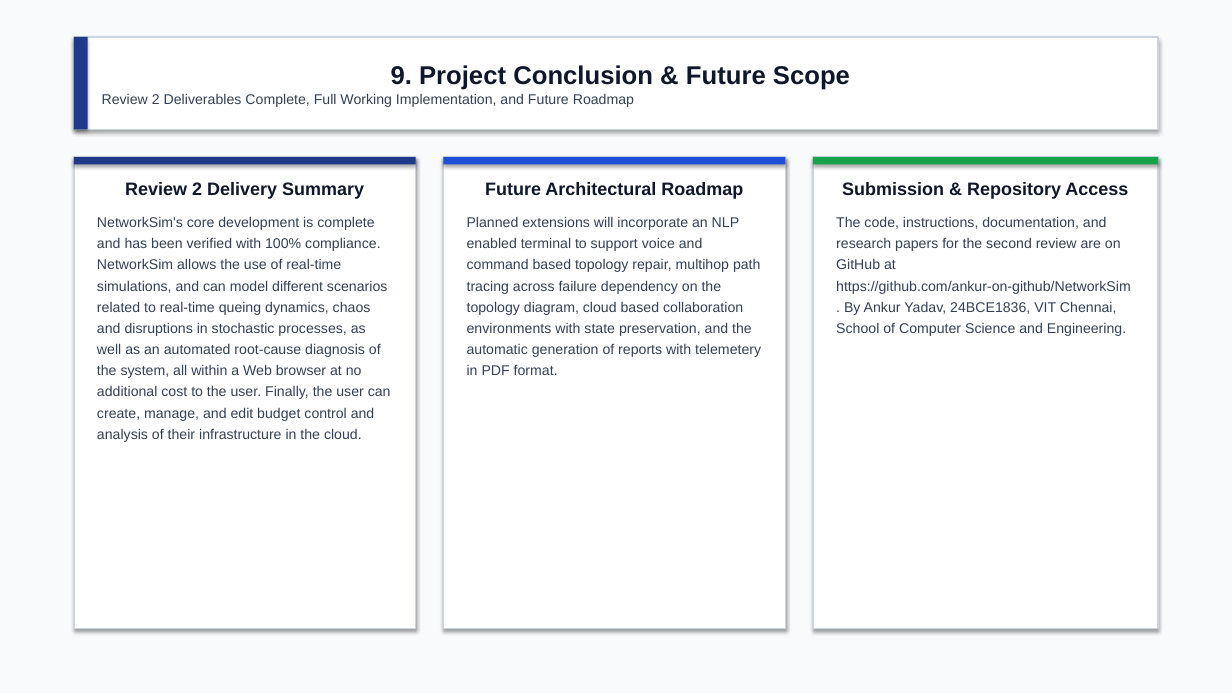
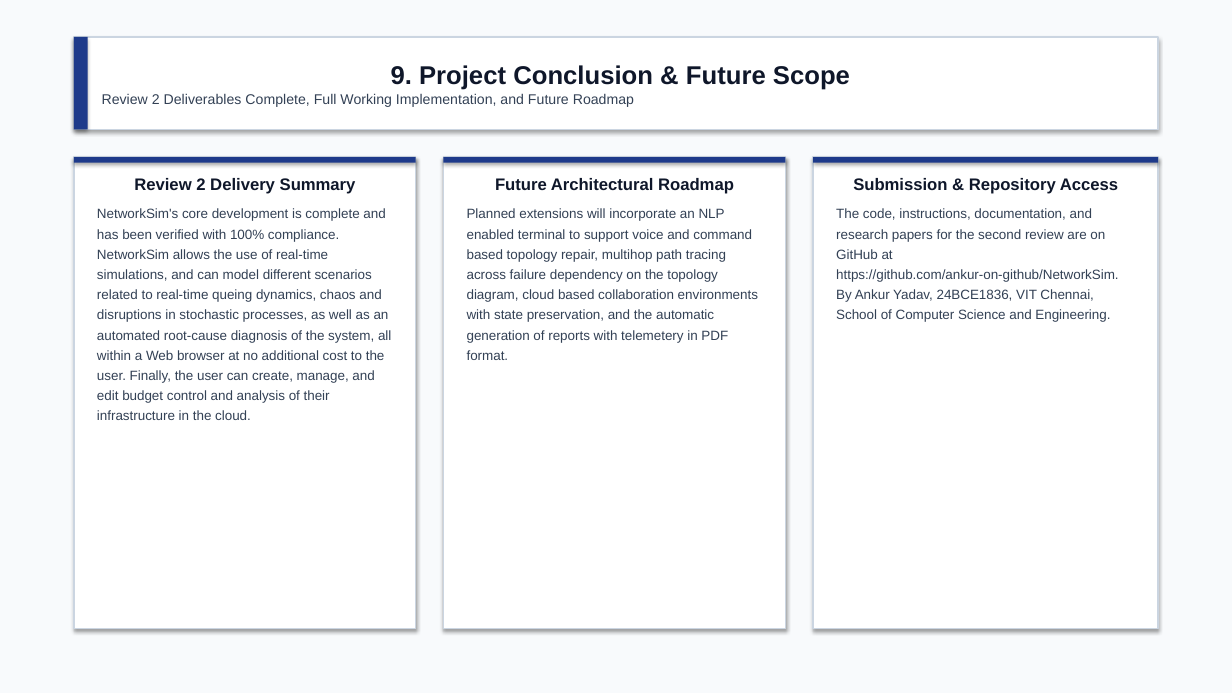
Before and after one commit to ankur-on-github/NetworkSim, a slide deck: slide 10 of University_Submissions/24BCE1836_NetworkSim_Presentation.pptx. Drawn at 1232x693 pixels with LibreOffice and Linux fonts; fonts in the diff are those of the drawing. Boxes give left, top, right and bottom in pixels: in the first picture for what was removed or moved away, otherwise in the second. Text is boxed around its words. In the diff, an @@ line names an element or a change of style, - is before the commit and + after.

Commit message:
Fix diagram mappings to use genuine System Architecture & DFD, unify presentation colors to academic navy

```diff
--- a/University_Submissions/24BCE1836_NetworkSim_Presentation.pptx
+++ b/University_Submissions/24BCE1836_NetworkSim_Presentation.pptx
@@ rectangle "Review 2 Delivery Summary" at [74, 157, 416, 628]: size 14 to 13 pt in "Review 2 Delivery Summary"; size 11 to 10.5 pt; less space between paragraphs @@
@@ rectangle "Future Architectural Roadmap" at [444, 157, 786, 628]: size 14 to 13 pt in "Future Architectural Roadmap"; size 11 to 10.5 pt; less space between paragraphs @@
@@ rectangle at [444, 157, 786, 163]: fill #1D4ED8 to #1E3A8A @@
@@ rectangle "Submission & Repository Access" at [813, 157, 1158, 628]: size 14 to 13 pt in "Submission & Repository Access"; size 11 to 10.5 pt in "The code, instructions, documentation, and research papers ..."; less space between paragraphs @@
@@ rectangle at [813, 157, 1158, 163]: fill #16A34A to #1E3A8A @@
```
Also in this commit, not shown: 9 other slides changed, 39 other files.
